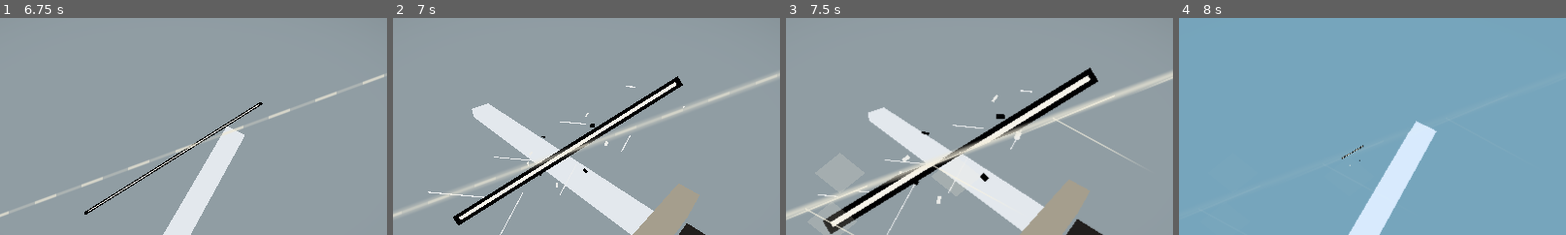
Above: before the commit, frames 1-4 (left to right).
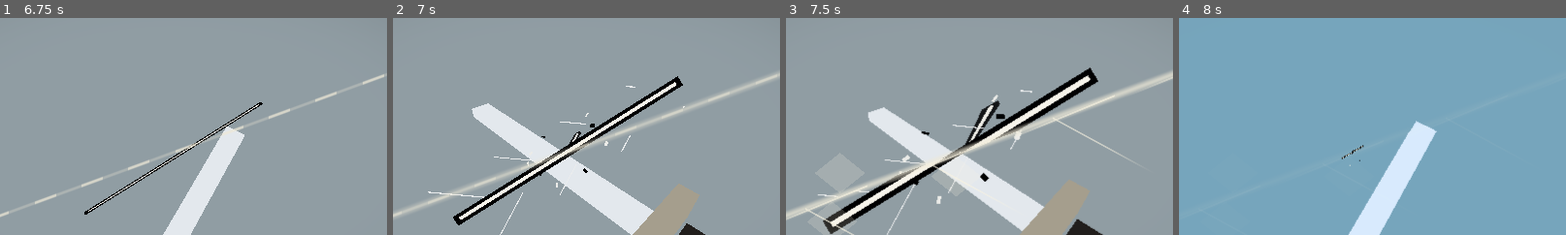
Above: after the commit, the same moments.

Repository: nanhudev/SEKAI
Game: Godot game, scene res://scenes/main/Main.tscn
The game is run twice, just before and just after one commit, with the same random seed, the same clock (stepped at 60 frames per second) and the same inputs.
Inputs (mouse positions are % of the whole screen's width and height, from its top left):
- Up to frame 1 (6.75 s): click "进入战斗沙盒" at 0.5 s; tap Enter at 1.25 s; move the mouse to (55, 50) at 1.27 s; hold Right mouse button (block) 1.28-2.03 s; hold W (move_forward) 1.28-6.53 s; click (55, 50) at 1.42 s; tap Space (jump) at 1.52, 2.27, 3.77, 4.52, 5.27 s; move the mouse to (45, 50) at 2.02 s; tap E (cast_selected) at 2.1 s; move the mouse to (52, 48) at 2.77 s; hold Q (dodge) 2.78-3.53 s; move the mouse to (49, 52) at 3.52 s; tap Z (fire_cast) at 3.6 s; click (49, 52) at 3.67 s; move the mouse to (57, 51) at 4.27 s; hold R (frost_cast) 4.28-5.03 s; move the mouse to (42, 49) at 5.02 s; tap F (heavy_attack) at 5.1 s; move the mouse to (51, 50) at 5.77 s; hold I (iaido) 5.78-6.53 s; click (51, 50) at 5.92 s; move the mouse to (46, 48) at 6.52 s; hold D (move_right) from 6.53 s (still down); click (46, 48) at 6.6 s
- Up to frame 2 (7 s): keep holding D (move_right); tap Space (jump) at 6.77 s
- Up to frame 3 (7.5 s): move the mouse to (55, 50) at 7.27 s; release D (move_right) at 7.28 s; hold W (move_forward) from 7.28 s (still down); hold Shift (sprint) from 7.28 s (still down)
- Up to frame 4 (8 s): keep holding W (move_forward); keep holding Shift (sprint); tap Space (jump) at 7.52 s
The pictures show only the part of the screen within x 28-77%, y 19-69%; the shares and areas given below are measured in that part.

Frame 1 is identical in both runs. In frame 2, less than 0.1% of the frame differs, in the area x 45-49%, y 52-59%; in frame 3, 0.6%, in the area x 46-56%, y 37-59%; in frame 4, less than 0.1%.

Commit message:
feat: extend iaido rupture into world space

Diff:
--- a/godot/scripts/combat/iaido_tear_3d.gd
+++ b/godot/scripts/combat/iaido_tear_3d.gd
@@ -5,12 +5,16 @@
 var core: MeshInstance3D
 var fractures: Array[MeshInstance3D] = []
 var fragments: Array[MeshInstance3D] = []
+var world_ribbon: MeshInstance3D
+var world_ribbon_core: MeshInstance3D
 
 
 func _ready() -> void:
 	process_mode = Node.PROCESS_MODE_ALWAYS
 	edge = _piece("Ink Edge", Vector3(3.2, 0.11, 0.015), Color(0.015, 0.025, 0.035), -0.02)
 	core = _piece("Ivory Core", Vector3(3.05, 0.026, 0.02), Color(1.0, 0.96, 0.82), 0.0)
+	world_ribbon = _ribbon("Spatial Plane Ink", Vector3(0.20, 0.045, 7.0), Color(0.02, 0.03, 0.04, 0.64))
+	world_ribbon_core = _ribbon("Spatial Plane Edge", Vector3(0.045, 0.023, 7.0), Color(0.98, 0.96, 0.86, 0.82))
 	for i in 8:
 		var crack := _piece("Secondary Fracture %d" % i, Vector3(0.72 - i * 0.1, 0.009, 0.012), Color(0.9, 0.93, 0.95), 0.01)
 		crack.position = Vector3(-1.2 + i * 0.35, (0.22 if i % 2 == 0 else -0.25), 0.01)
@@ -40,6 +44,24 @@
 	return instance
 
 
+func _ribbon(label: String, size: Vector3, tint: Color) -> MeshInstance3D:
+	var mesh := BoxMesh.new()
+	mesh.size = size
+	var material := StandardMaterial3D.new()
+	material.shading_mode = BaseMaterial3D.SHADING_MODE_UNSHADED
+	material.transparency = BaseMaterial3D.TRANSPARENCY_ALPHA
+	material.cull_mode = BaseMaterial3D.CULL_DISABLED
+	material.albedo_color = tint
+	mesh.material = material
+	var instance := MeshInstance3D.new()
+	instance.name = label
+	instance.mesh = mesh
+	instance.position = Vector3(0.0, 0.0, -3.5)
+	instance.rotation = Vector3(-0.08, 0.15, 0.0)
+	add_child(instance)
+	return instance
+
+
 func stage(time: float, tuning: IaidoTuning) -> void:
 	visible = time >= tuning.wave_end and time < tuning.restore_end
 	if not visible:
@@ -50,6 +72,10 @@
 	var width := (0.68 * pre + 0.32 * main) * close
 	edge.scale = Vector3(width, maxf(0.10, (0.30 + main * 1.2) * close), 1.0)
 	core.scale = Vector3(width, (0.35 + main * 1.8) * close, 1.0)
+	world_ribbon.visible = main > 0.01
+	world_ribbon_core.visible = main > 0.01
+	world_ribbon.scale = Vector3(maxf(0.01, main * close), 1.0, maxf(0.01, main * close))
+	world_ribbon_core.scale = Vector3(maxf(0.01, main * close), 1.0, maxf(0.01, main * close))
 	for i in fractures.size():
 		fractures[i].visible = (i < 4 and time <= tuning.hold_end) or (time >= tuning.draw_end and time < tuning.final_click)
 		fractures[i].scale.x = width * (0.65 if time < tuning.draw_end else 1.0)
